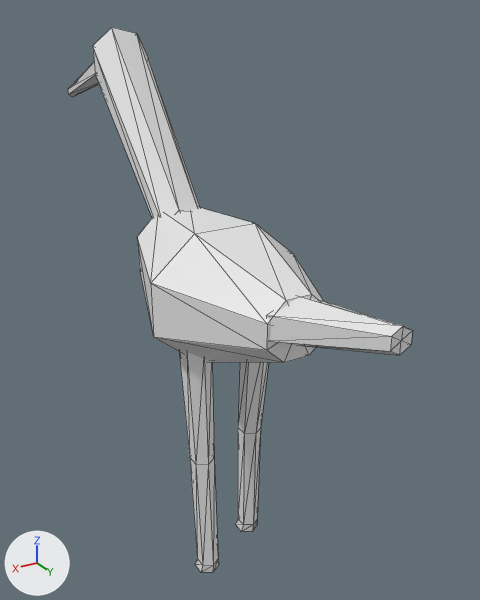
Renders of the OBJ model data/animals/guara/eat/5.obj from each side of a commit.
One viewpoint serves both versions: a 50 mm lens placed at (0.523, 0.917, 0.998), pointed at (-0.083, -0.093, 0.493). Arrows for +X, +Y and +Z are at lower left; the lights stay in place. The first picture is the older version. Mesh edges are drawn as thin lines. Where no turn or scale is listed for an object, it has been applied to the vertices.

The first picture shows 'guara_eat_5'.
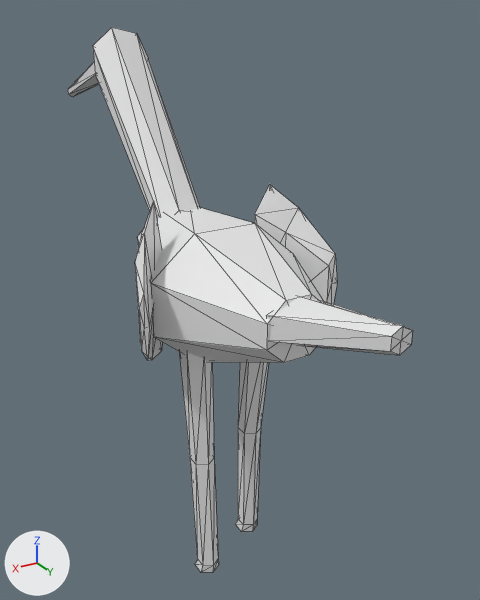
Location of each change, [x1, y1, x2, y2] in pixels of the pictures (480 x 600 px):
part 1 of me_guara_eat_5, added: after [255, 185, 337, 304]
part 2 of me_guara_eat_5, added: after [135, 201, 162, 361]

The change, as a list of edits to the scene's bpy script:
```text
Change me_guara_eat_5:
    used by ob_guara_eat_5; location = (0.0, 0.0, 0.0)
    remove me_guara_eat_5.from_pydata(...)  # 122 vertices, 220 faces; spans x -0.138..0.138, y -0.682..0.402, z 0.0..0.975
    add me_guara_eat_5.from_pydata(...)  # 156 vertices, 280 faces; spans x -0.188..0.186, y -0.682..0.402, z 0.0..0.975
    me_guara_eat_5 part 1: a new loose piece of 17 vertices spanning x -0.188..-0.091, y -0.054..0.066, z 0.451..0.723
    me_guara_eat_5 part 2: a new loose piece of 17 vertices spanning x 0.086..0.186, y -0.055..0.066, z 0.451..0.723
```
